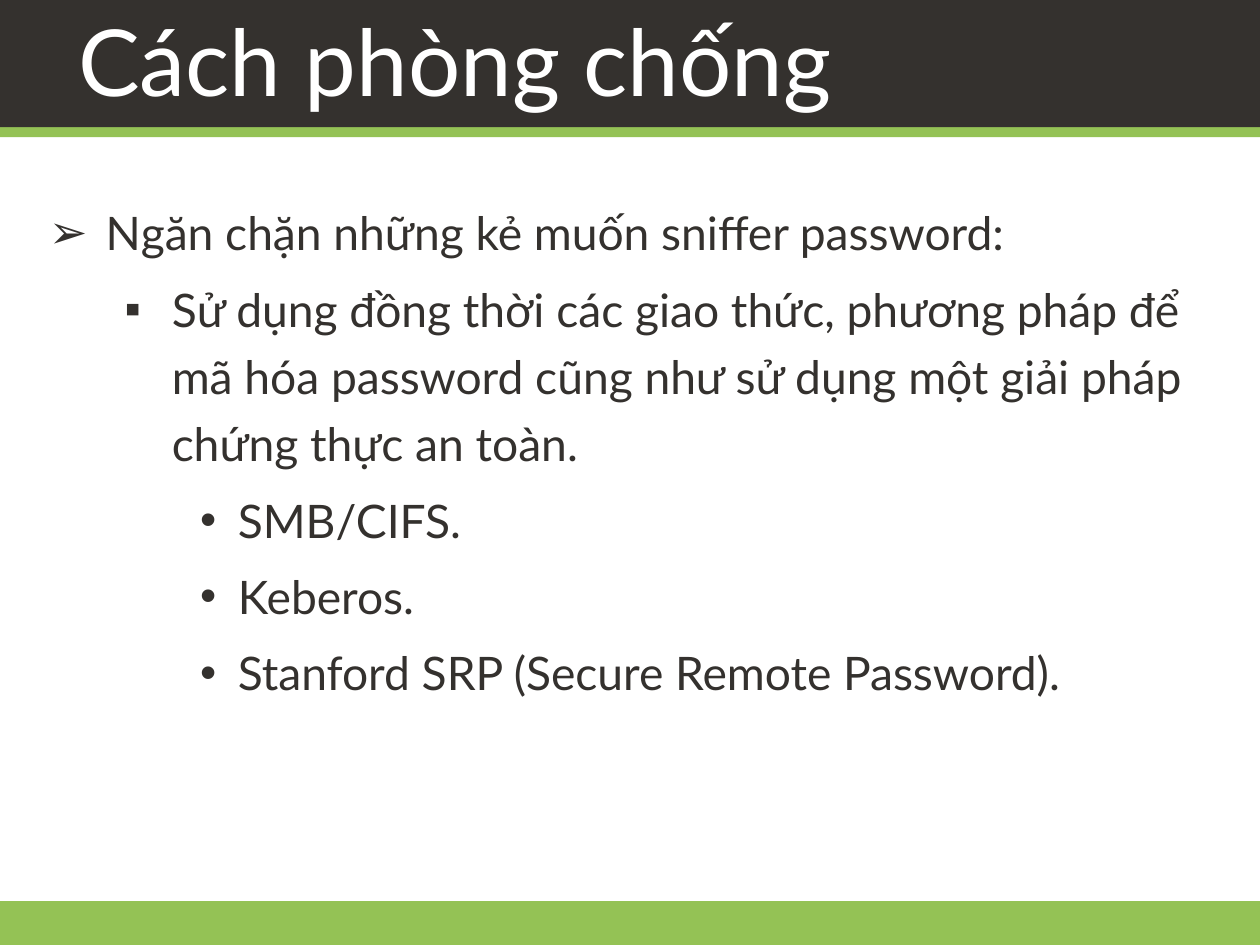
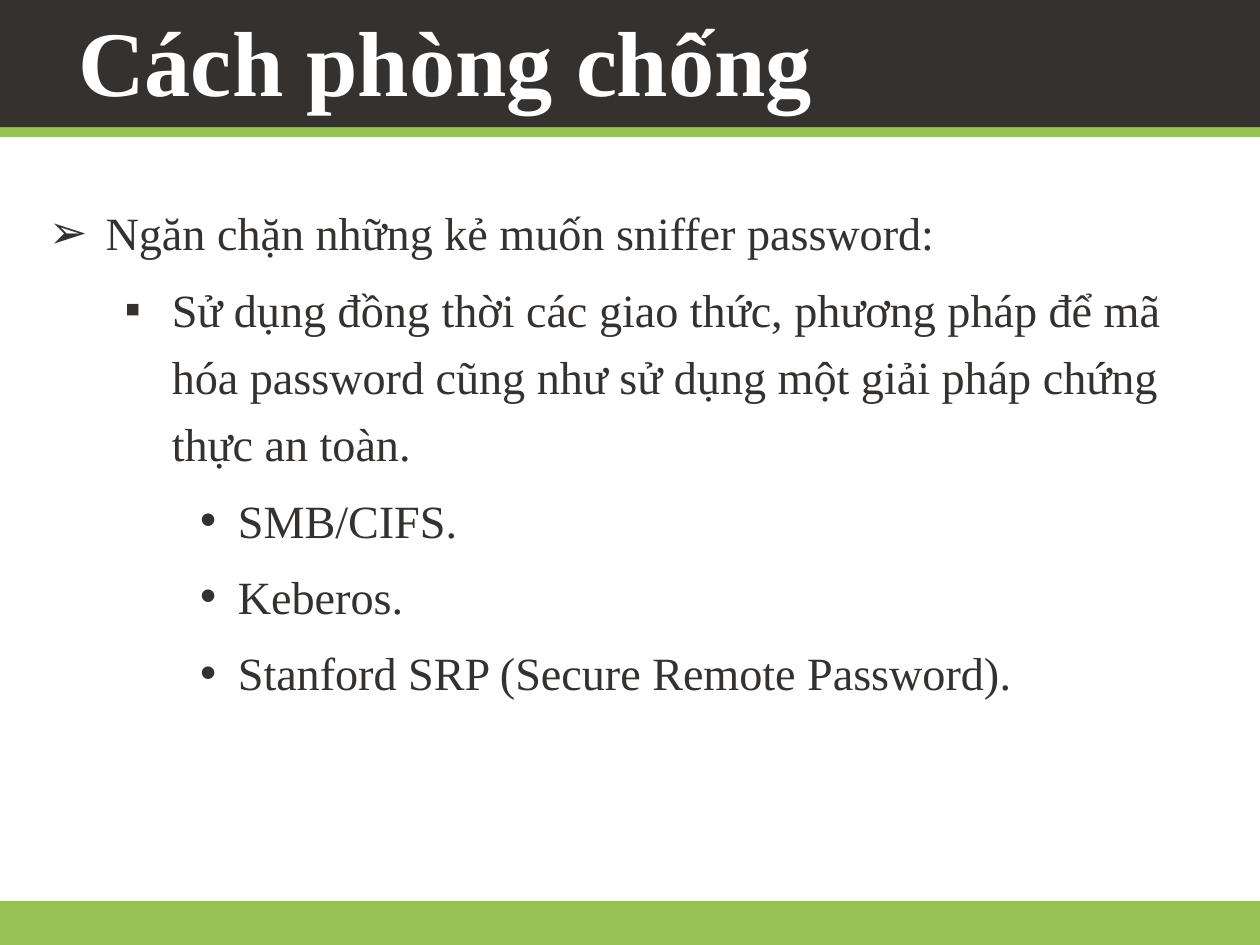
Before and after one commit to daotk/cdkpt, a slide deck: slide 14 of CDBM/Team Assignment 01/Team02.pptx. Drawn at 1260x945 pixels with LibreOffice and Linux fonts; fonts in the diff are those of the drawing; background and template pictures are left out. Boxes give left, top, right and bottom in pixels: in the first picture for what was removed or moved away, otherwise in the second. Text is boxed around its words. In the diff, an @@ line names an element or a change of style, - is before the commit and + after.

Commit message:
update font ppt

```diff
--- a/CDBM/Team Assignment 01/Team02.pptx
+++ b/CDBM/Team Assignment 01/Team02.pptx
@@ title "Cách phòng chống" at [78, 28, 812, 113]: font Lato to Times New Roman, bold on @@
@@ text "Ngăn chặn những kẻ muốn ..." at [106, 216, 1160, 700]: font Lato to Times New Roman @@
```
Also in this commit, not shown: 16 other slides changed.
